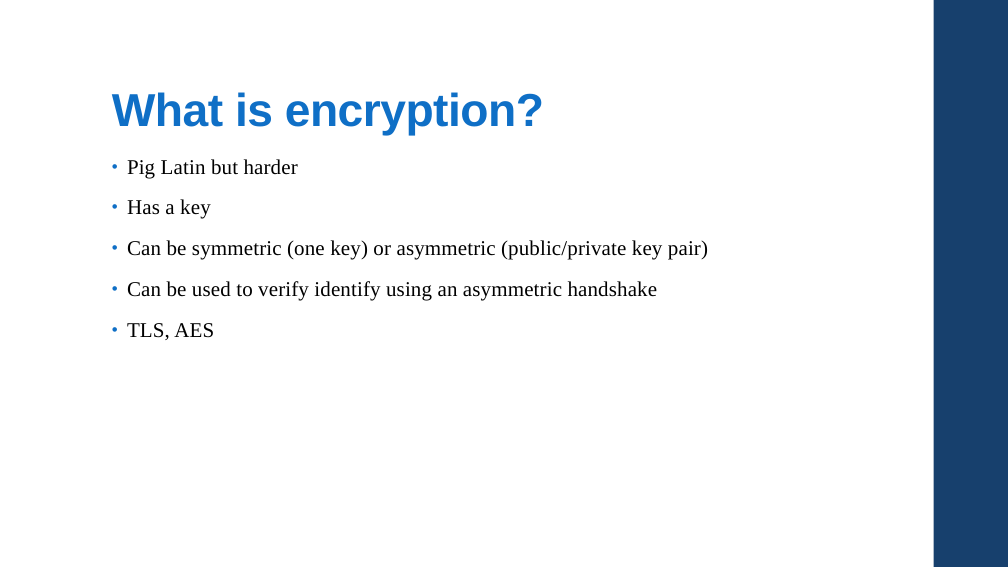
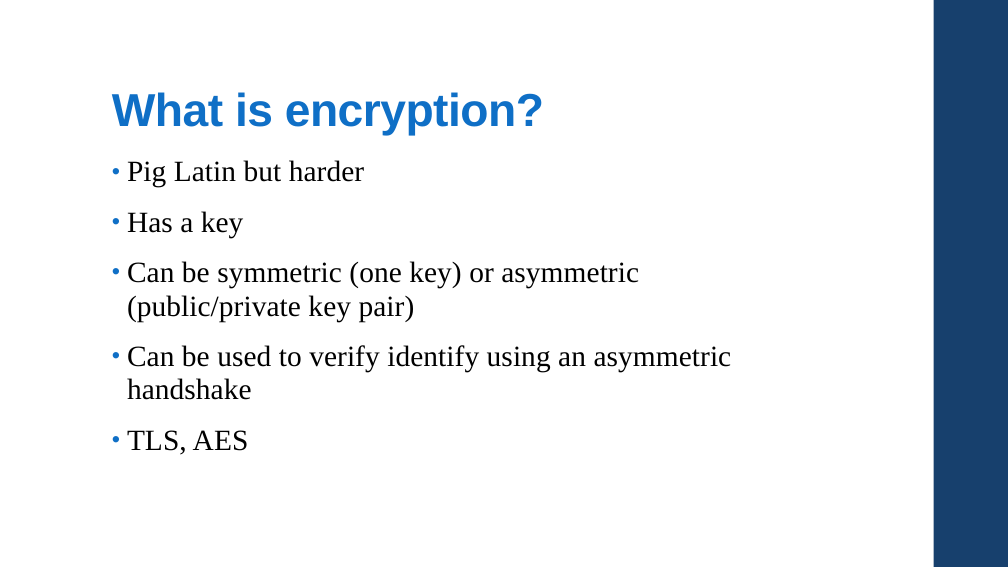
Before and after one commit to csc4350adept/csc4350, a slide deck: slide 6 of Documentation/Pres.pptx. Drawn at 1008x567 pixels with LibreOffice and Linux fonts; fonts in the diff are those of the drawing. Boxes give left, top, right and bottom in pixels: in the first picture for what was removed or moved away, otherwise in the second. Text is boxed around its words. In the diff, an @@ line names an element or a change of style, - is before the commit and + after.

Commit message:
font size
djskz

```diff
--- a/Documentation/Pres.pptx
+++ b/Documentation/Pres.pptx
@@ text "Pig Latin but harder" at (x1=127, y1=160, x2=732, y2=455): size 20 to 28 pt @@
```
Also in this commit, not shown: 6 other slides changed.
